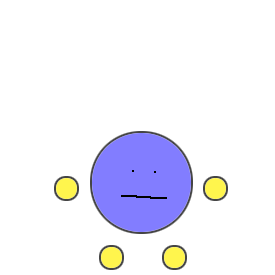
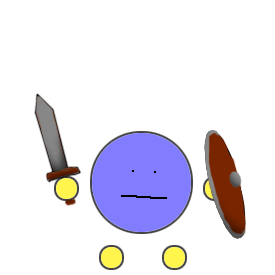
Revision of a layered (275, 275) image; what changed, layer by layer:
added layer "shield center" above "sword" over (x1=228, y1=171, x2=242, y2=188)
added layer "sword" above "shield shade" over (x1=34, y1=93, x2=82, y2=206)
added layer "shield shade" above "shield" over (x1=204, y1=130, x2=246, y2=239)
added layer "shield" above "right foot" over (x1=204, y1=130, x2=247, y2=239)
